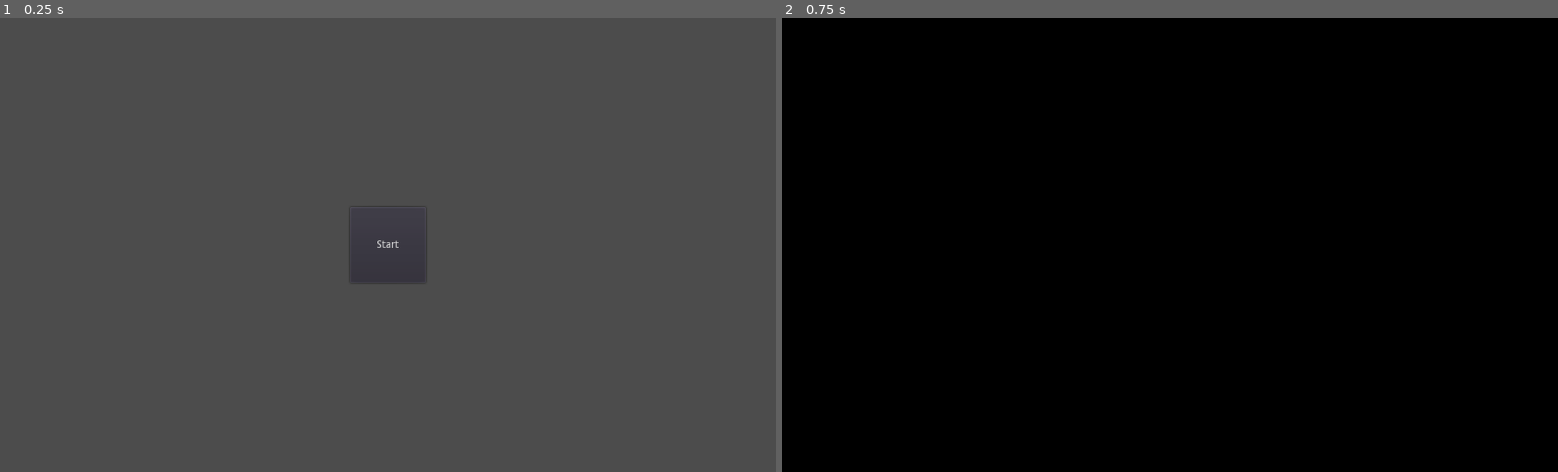
Above: before the commit, frames 1-2 (left to right).
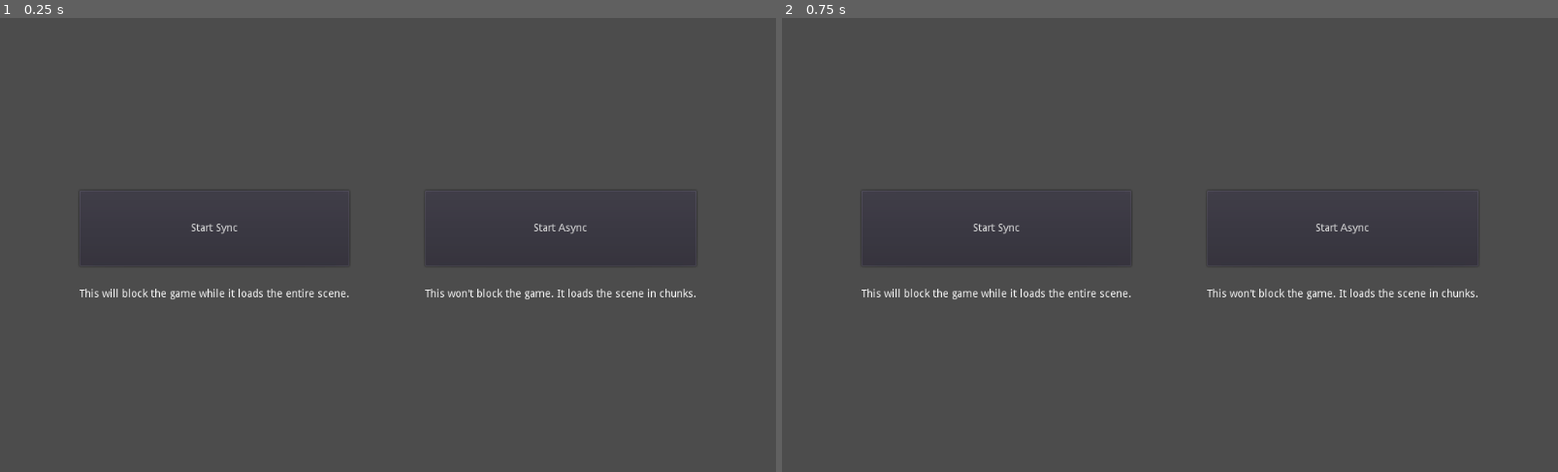
Above: after the commit, the same moments.

Repository: ImmersiveRPG/GodotAsyncLoader
Game: Godot game, scene res://src/Start/Start.tscn
Same seed, same stepped clock (60 frames per second), same inputs: the game is played once before the commit and once after it.
Inputs (mouse positions are in pixels of both pictures, inside the frame that each line leads up to):
- Up to frame 1 (0.25 s): no input
- Up to frame 2 (0.75 s): click (1170, 245) at 0.5 s, where only the run before the commit has a clickable "Start"

The runs differ from the first frame. In frame 1, 0.9% of the frame differs, in the area x 10-90%, y 41-62%; in frame 2, 100%, in the area x 0-100%, y 0-100%.

Commit message:
Added button for loading sync or async

Diff:
--- a/project/src/Start/Start.gd
+++ b/project/src/Start/Start.gd
@@ -5,6 +5,31 @@
 extends Control
 
 
-func _on_start_pressed() -> void:
+func _on_StartAsyncButton_pressed() -> void:
 	SceneSwitcher.change_scene("res://src/World/World.tscn")
-	#self.get_tree().change_scene("res://src/World/World.tscn")
+
+func _on_StartSyncButton_pressed() -> void:
+	# Remove the old scene
+	var start := OS.get_ticks_msec()
+	var tree = self.get_tree()
+	var old_scene = tree.current_scene
+	tree.root.remove_child(old_scene)
+	old_scene.queue_free()
+	print("Removing old scene took %sms" % [OS.get_ticks_msec() - start])
+
+	# Load the new scene
+	start = OS.get_ticks_msec()
+	var scene := ResourceLoader.load("res://src/World/World.tscn")
+	print("Loading scene took %sms" % [OS.get_ticks_msec() - start])
+
+	# Instance the new scene
+	start = OS.get_ticks_msec()
+	var instance = scene.instance()
+	print("Instancing scene took %sms" % [OS.get_ticks_msec() - start])
+
+	# Add the new scene
+	start = OS.get_ticks_msec()
+	tree.root.add_child(instance)
+	print("Adding scene took %sms" % [OS.get_ticks_msec() - start])
+
+	tree.set_current_scene(instance)
--- a/project/src/Start/Start.tscn
+++ b/project/src/Start/Start.tscn
@@ -5,6 +5,8 @@
 [node name="Start" type="Control"]
 anchor_right = 1.0
 anchor_bottom = 1.0
+size_flags_horizontal = 3
+size_flags_vertical = 3
 script = ExtResource( 1 )
 __meta__ = {
 "_edit_use_anchors_": false
@@ -13,13 +15,63 @@
 [node name="CenterContainer" type="CenterContainer" parent="."]
 anchor_right = 1.0
 anchor_bottom = 1.0
+size_flags_horizontal = 3
+size_flags_vertical = 3
+__meta__ = {
+"_edit_use_anchors_": false
+}
 
-[node name="StartButton" type="Button" parent="CenterContainer"]
-margin_left = 462.0
-margin_top = 250.0
-margin_right = 562.0
-margin_bottom = 350.0
+[node name="HBoxContainer" type="HBoxContainer" parent="CenterContainer"]
+margin_left = 105.0
+margin_top = 228.0
+margin_right = 919.0
+margin_bottom = 372.0
+size_flags_horizontal = 3
+size_flags_vertical = 3
+custom_constants/separation = 100
+
+[node name="VBoxContainer" type="VBoxContainer" parent="CenterContainer/HBoxContainer"]
+margin_right = 356.0
+margin_bottom = 144.0
+
+[node name="VBoxContainer" type="VBoxContainer" parent="CenterContainer/HBoxContainer/VBoxContainer"]
+margin_right = 356.0
+margin_bottom = 144.0
+custom_constants/separation = 30
+
+[node name="StartSyncButton" type="Button" parent="CenterContainer/HBoxContainer/VBoxContainer/VBoxContainer"]
+margin_right = 356.0
+margin_bottom = 100.0
 rect_min_size = Vector2( 100, 100 )
-text = "Start"
+text = "Start Sync"
 
-[connection signal="pressed" from="CenterContainer/StartButton" to="." method="_on_start_pressed"]
+[node name="Label" type="Label" parent="CenterContainer/HBoxContainer/VBoxContainer/VBoxContainer"]
+margin_top = 130.0
+margin_right = 356.0
+margin_bottom = 144.0
+text = "This will block the game while it loads the entire scene."
+
+[node name="VBoxContainer2" type="VBoxContainer" parent="CenterContainer/HBoxContainer"]
+margin_left = 456.0
+margin_right = 814.0
+margin_bottom = 144.0
+
+[node name="VBoxContainer" type="VBoxContainer" parent="CenterContainer/HBoxContainer/VBoxContainer2"]
+margin_right = 358.0
+margin_bottom = 144.0
+custom_constants/separation = 30
+
+[node name="StartAsyncButton" type="Button" parent="CenterContainer/HBoxContainer/VBoxContainer2/VBoxContainer"]
+margin_right = 358.0
+margin_bottom = 100.0
+rect_min_size = Vector2( 100, 100 )
+text = "Start Async"
+
+[node name="Label" type="Label" parent="CenterContainer/HBoxContainer/VBoxContainer2/VBoxContainer"]
+margin_top = 130.0
+margin_right = 358.0
+margin_bottom = 144.0
+text = "This won't block the game. It loads the scene in chunks."
+
+[connection signal="pressed" from="CenterContainer/HBoxContainer/VBoxContainer/VBoxContainer/StartSyncButton" to="." method="_on_StartSyncButton_pressed"]
+[connection signal="pressed" from="CenterContainer/HBoxContainer/VBoxContainer2/VBoxContainer/StartAsyncButton" to="." method="_on_StartAsyncButton_pressed"]
